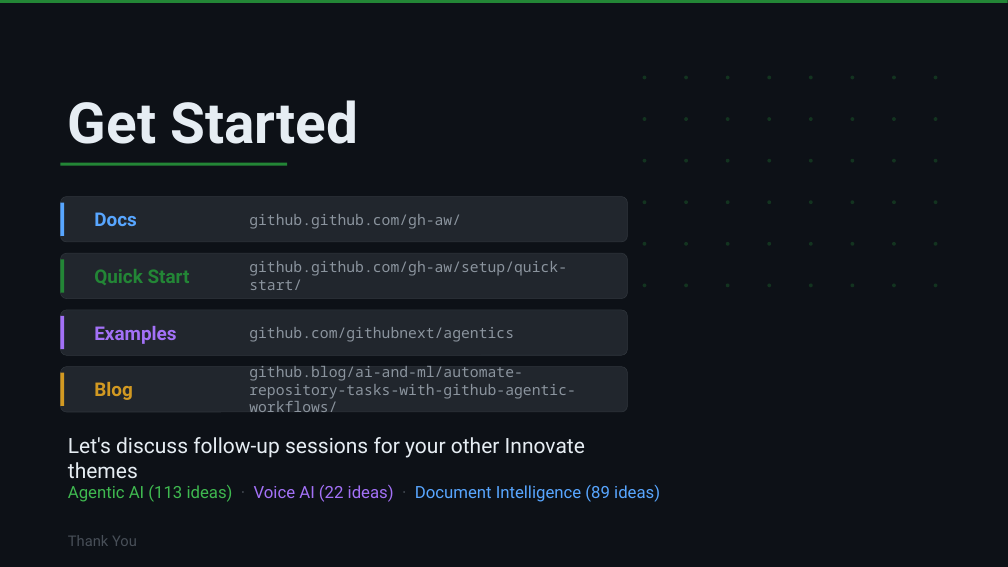
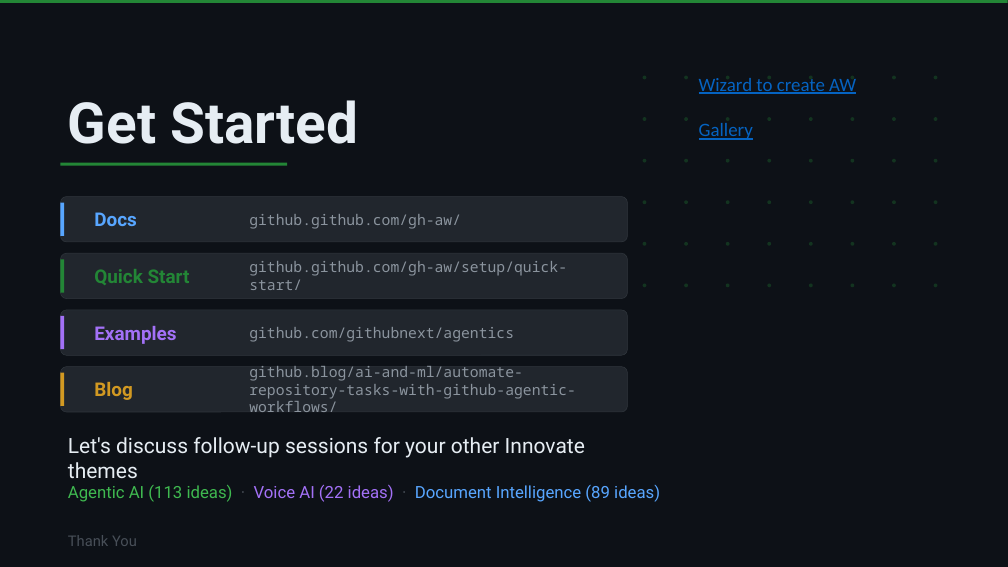
Before and after one commit to lenvolk/gh-aw-dryrun, a slide deck: slide 11 of Innovate2026-AgenticWorkflows_v2.pptx. Drawn at 1008x567 pixels with LibreOffice and Linux fonts; fonts in the diff are those of the drawing. Boxes give left, top, right and bottom in pixels: in the first picture for what was removed or moved away, otherwise in the second. Text is boxed around its words. In the diff, an @@ line names an element or a change of style, - is before the commit and + after.

Commit message:
fix(presentation): update Innovate2026-AgenticWorkflows_v2.pptx with new content

```diff
--- a/Innovate2026-AgenticWorkflows_v2.pptx
+++ b/Innovate2026-AgenticWorkflows_v2.pptx
@@ text added at [699,78,856,140], 18 pt, text #0563C1, underline @@
+Wizard to create AW
+Gallery
```
